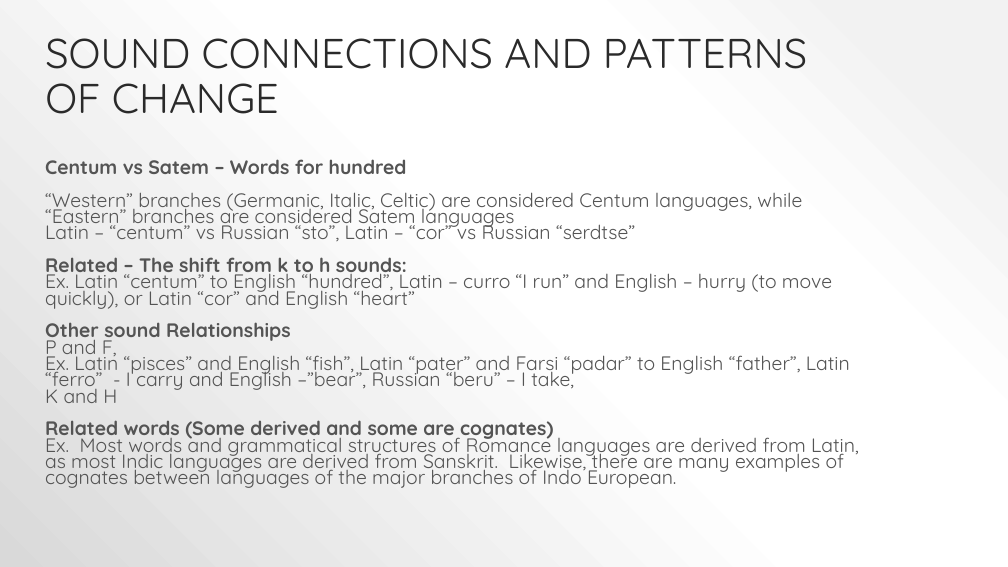
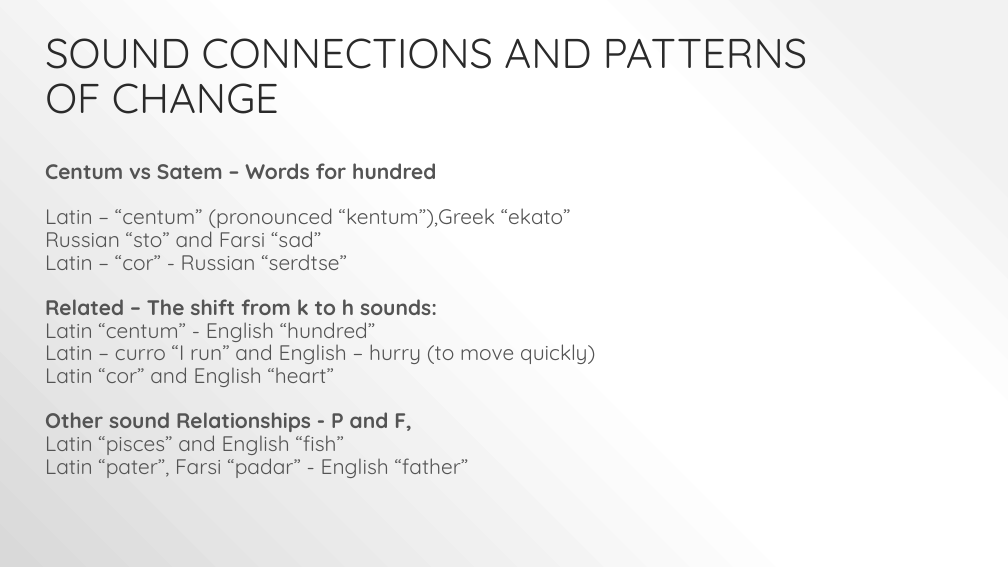
Before and after one commit to 1801Jan22Java/batch-source, a slide deck: slide 7 of 20180123_Presentation_OM.pptx (slide 6 before the commit). Drawn at 1008x567 pixels with LibreOffice and Linux fonts; fonts in the diff are those of the drawing. Boxes give left, top, right and bottom in pixels: in the first picture for what was removed or moved away, otherwise in the second. Text is boxed around its words. In the diff, an @@ line names an element or a change of style, - is before the commit and + after.

```diff
--- a/20180123_Presentation_OM.pptx
+++ b/20180123_Presentation_OM.pptx
@@ text at box(45, 163, 437, 315): size 18.5 to 20 pt in "Centum vs Satem – Words for hundred", "Related – The shift from k to ..."; line spacing 0.7 to 0.9 @@
@@ text at box(45, 208, 571, 270): text changed; size 18.5 to 20 pt @@
-“Western” branches (Germanic, Italic, Celtic) are considered Centum languages, while “Eastern” branches are considered Satem languages
-Latin – “centum” vs Russian “sto”, Latin – “cor” vs Russian “serdtse”
+Latin – “centum” (pronounced “kentum”),Greek “ekato”
+Russian “sto” and Farsi “sad”
+Latin – “cor” - Russian “serdtse”
@@ text at box(45, 322, 595, 478): text changed; size 18.5 to 20 pt @@
-Ex. Latin “centum” to English “hundred”, Latin – curro “I run” and English – hurry (to move quickly), or Latin “cor” and English “heart”
-Other sound Relationships
-P and F,
-Ex. Latin “pisces” and English “fish”, Latin “pater” and Farsi “padar” to English “father”, Latin “ferro” - I carry and English –”bear”, Russian “beru” – I take,
-K and H
-Related words (Some derived and some are cognates)
-Ex. Most words and grammatical structures of Romance languages are derived from Latin, as most Indic languages are derived from Sanskrit. Likewise, there are many examples of cognates between languages of the major branches of Indo European.
+Latin “centum” - English “hundred”
+Latin – curro “I run” and English – hurry (to move quickly)
+Latin “cor” and English “heart”
+Other sound Relationships - P and F,
+Latin “pisces” and English “fish”
+Latin “pater”, Farsi “padar” - English “father”
```
Also in this commit, not shown: 1 other slide changed, 2 other files.
